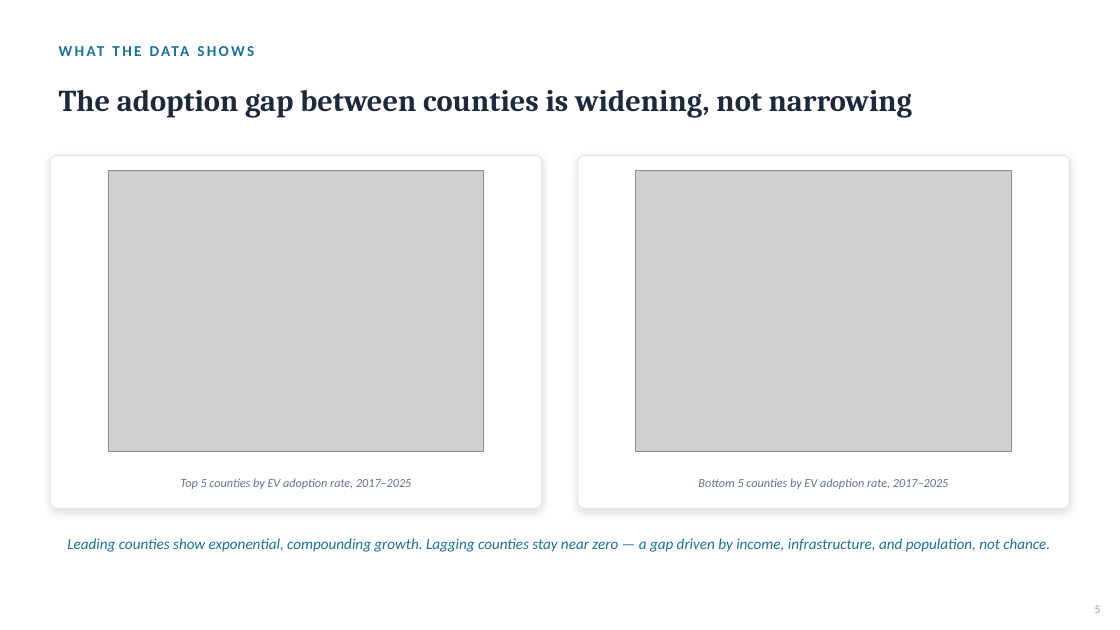
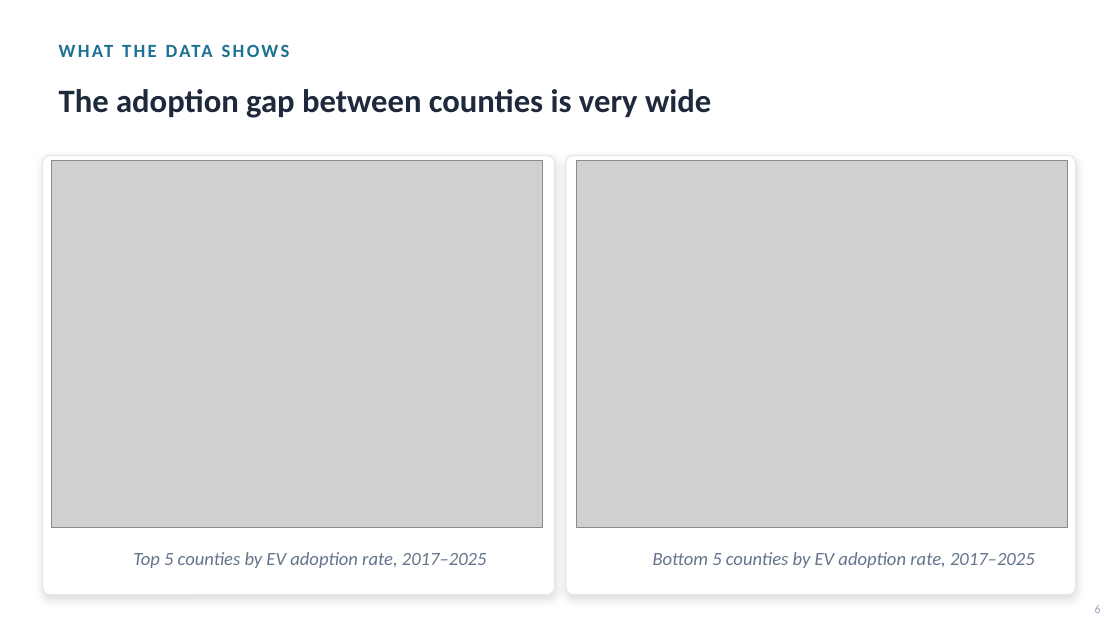
Before and after one commit to gawandesailee-lab/learndsp, a slide deck: slide 6 of Data Science Capstone 3 Project/reports/EV_Adoption_Executive_Briefing.pptx (slide 5 before the commit). Drawn at 1120x630 pixels with LibreOffice and Linux fonts; fonts in the diff are those of the drawing; grey boxes stand for pictures. Boxes give left, top, right and bottom in pixels: in the first picture for what was removed or moved away, otherwise in the second. Text is boxed around its words. In the diff, an @@ line names an element or a change of style, - is before the commit and + after.

```diff
--- a/Data Science Capstone 3 Project/reports/EV_Adoption_Executive_Briefing.pptx
+++ b/Data Science Capstone 3 Project/reports/EV_Adoption_Executive_Briefing.pptx
@@ text "WHAT THE DATA SHOWS" at [59,89,109,113]: size 13 to 16 pt @@
@@ text at [116,89,711,118]: text changed; size 26 to 28 pt; font Cambria to Calibri @@
-The adoption gap between counties is widening, not narrowing
+The adoption gap between counties is very wide
@@ rounded rectangle: place and size @@
-rounded rectangle at [50,155,542,508]
+rounded rectangle at [43,155,555,595]
@@ picture: place and size @@
-picture at [108,171,484,451]
+picture at [51,160,543,528]
@@ rounded rectangle: place and size @@
-rounded rectangle at [578,155,1070,508]
+rounded rectangle at [566,155,1076,595]
@@ picture: place and size @@
-picture at [636,171,1012,451]
+picture at [576,160,1068,528]
@@ text removed at [67,538,1050,552] @@
-Leading counties show exponential, compounding growth. Lagging counties stay near zero — a gap driven by income, infrastructure, and population, not chance.
@@ text "Top 5 counties by EV ...": place and size @@
-text "Top 5 counties by EV ..." at [180,478,411,489]
+text "Top 5 counties by EV ..." at [133,552,487,568]
@@ text "Top 5 counties by EV ..." at [133,552,487,568]: size 10.5 to 16 pt @@
@@ text "Bottom 5 counties by EV ..." at [653,552,1035,568]: size 10.5 to 16 pt @@
@@ text "Bottom 5 counties by EV ...": place and size @@
-text "Bottom 5 counties by EV ..." at [698,478,948,489]
+text "Bottom 5 counties by EV ..." at [653,552,1035,568]
```
Also in this commit, not shown: 13 other slides changed, 2 slides added.
